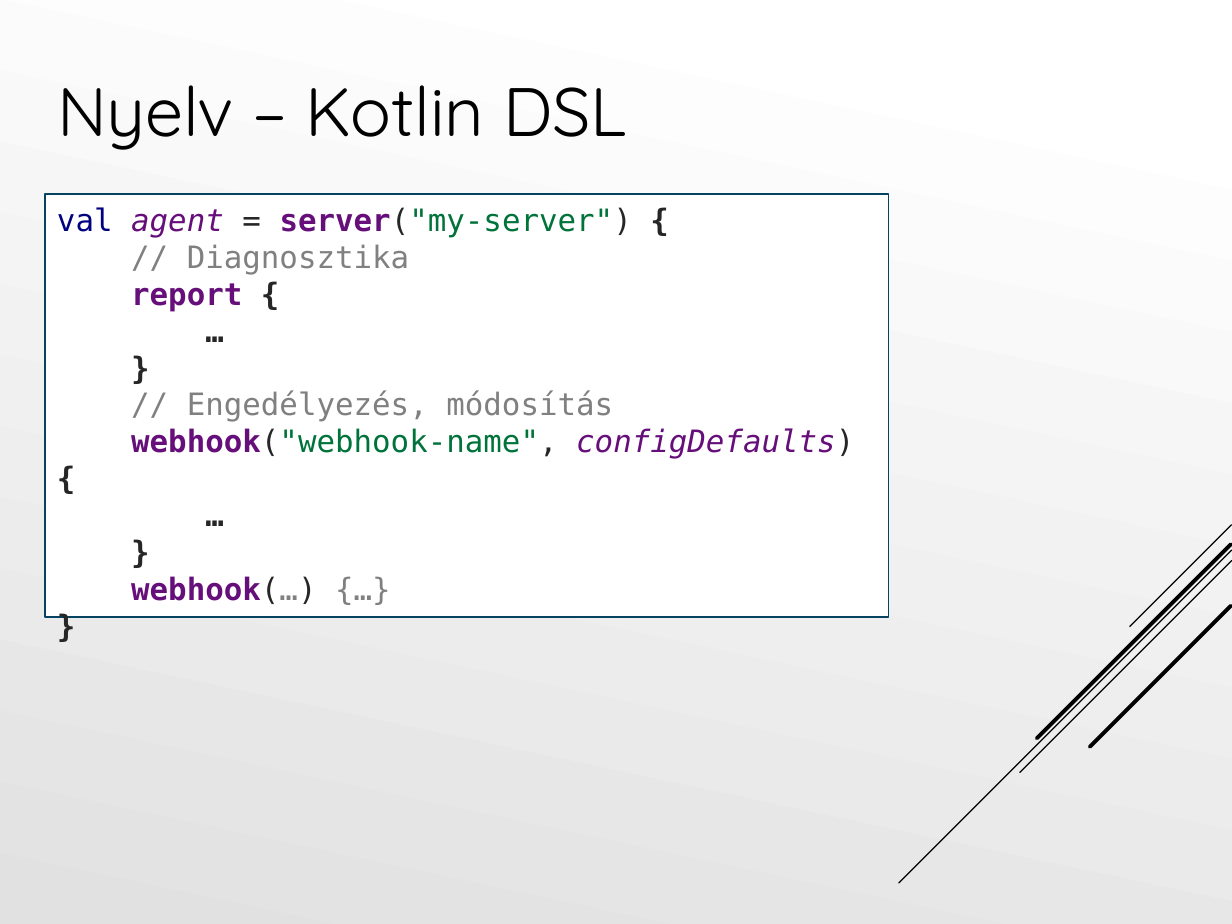
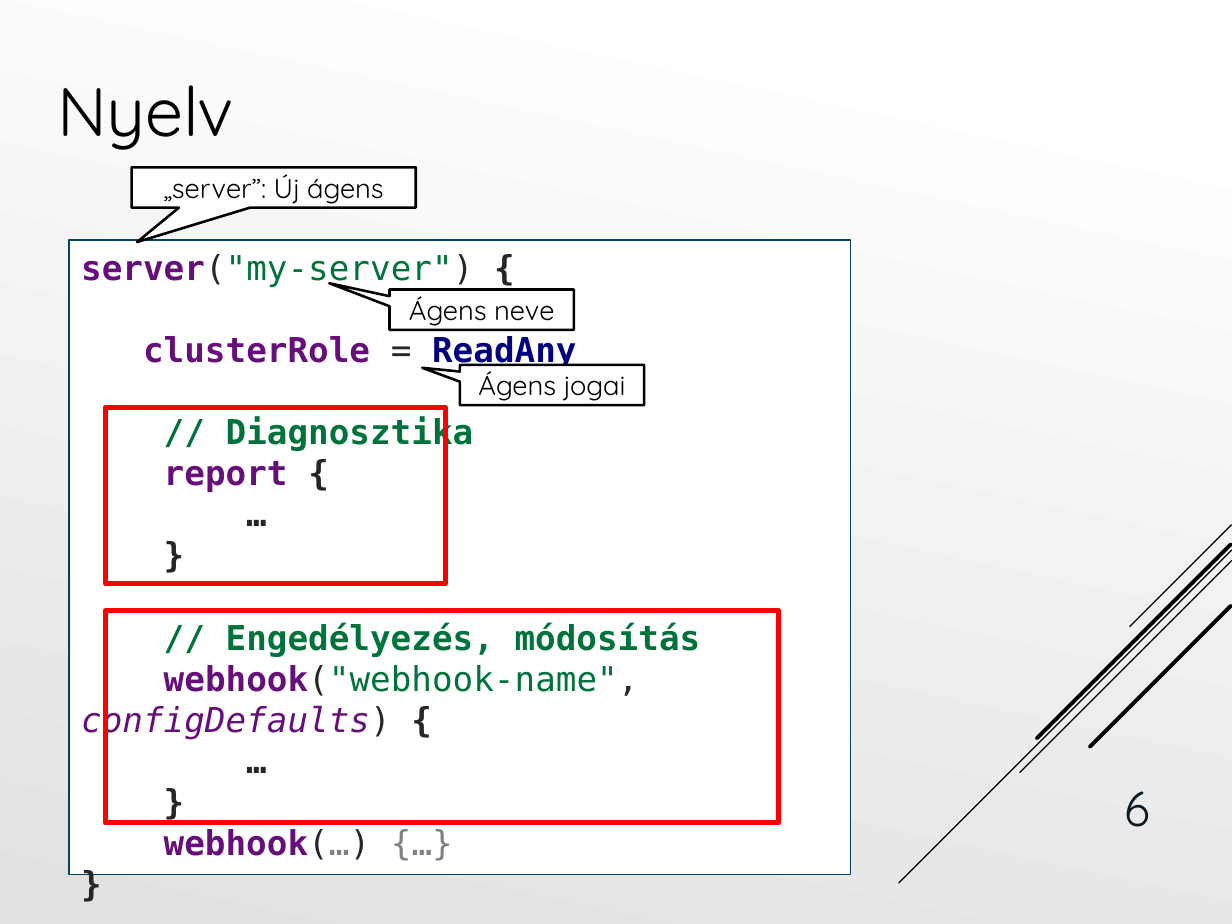
Before and after one commit to Tiegris/KonstrainR, a slide deck: slide 6 of ppt/prezi.pptx. Drawn at 1232x924 pixels with LibreOffice and Linux fonts; fonts in the diff are those of the drawing. Boxes give left, top, right and bottom in pixels: in the first picture for what was removed or moved away, otherwise in the second. Text is boxed around its words. In the diff, an @@ line names an element or a change of style, - is before the commit and + after.

```diff
--- a/ppt/prezi.pptx
+++ b/ppt/prezi.pptx
@@ title at (57,85,234,150): text changed @@
-Nyelv – Kotlin DSL
+Nyelv
@@ speech box added at (132,168,416,208), fill #FFFFFF, outline #000000 1.5 pt, 16 pt, text #000000 @@
+„server”: Új ágens
@@ rectangle "server("my-server") {": place and size @@
-rectangle "server("my-server") {" at (44,195,888,617)
+rectangle "server("my-server") {" at (69,240,850,875)
@@ text in rectangle at (81,254,576,452): text changed; size 18 to 20 pt; text colour #808080 to #00733B; bold on @@
-val agent = server("my-server") {
-// Diagnosztika
+server("my-server") {
+clusterRole = ReadAny
+// Diagnosztika
@@ speech box added at (389,290,574,330), fill #FFFFFF, outline #000000 1.5 pt, 16 pt, text #000000 @@
+Ágens neve
@@ speech box added at (460,365,644,405), fill #FFFFFF, outline #000000 1.5 pt, 16 pt, text #000000 @@
+Ágens jogai
@@ rectangle added at (106,408,446,584), outline #FF0000 3 pt @@
@@ text in rectangle at (164,461,371,860): size 18 to 20 pt in "report {", "…", "webhook(…) {…} }" @@
@@ text in rectangle at (81,622,701,740): text changed; size 18 to 20 pt; text colour #808080 to #00733B; bold on @@
-}
-// Engedélyezés, módosítás
-webhook("webhook-name", configDefaults) {
-…
-}
+}
+// Engedélyezés, módosítás
+webhook("webhook-name", configDefaults) {
+…
+}
@@ rectangle added at (106,611,779,823), outline #FF0000 3 pt @@
@@ page number added at (1125,791,1151,827), 28 pt, text #0D1B25 @@
+6
```
Also in this commit, not shown: 15 other slides changed, 6 slides added, 2 slides removed.
